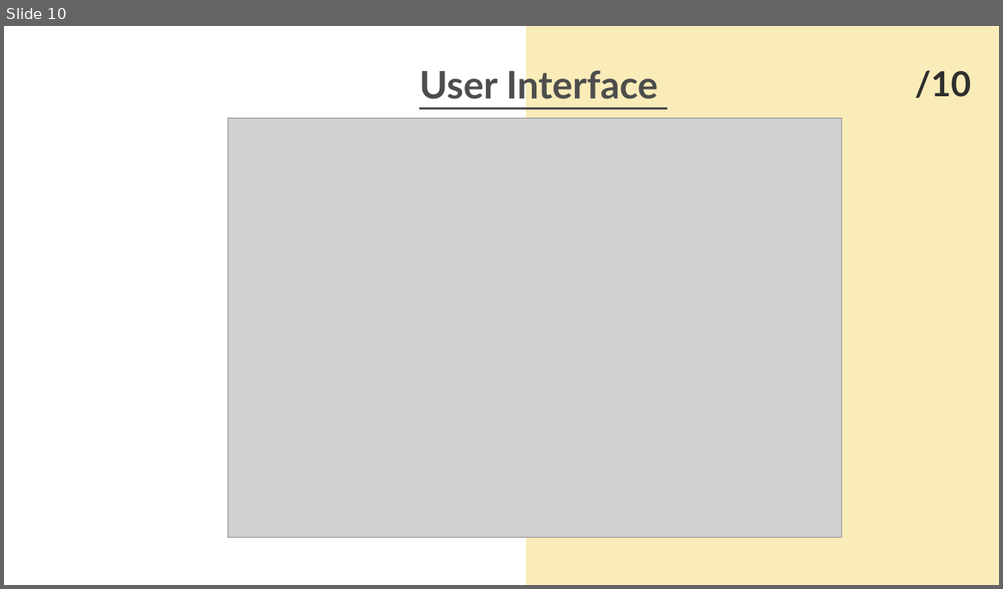
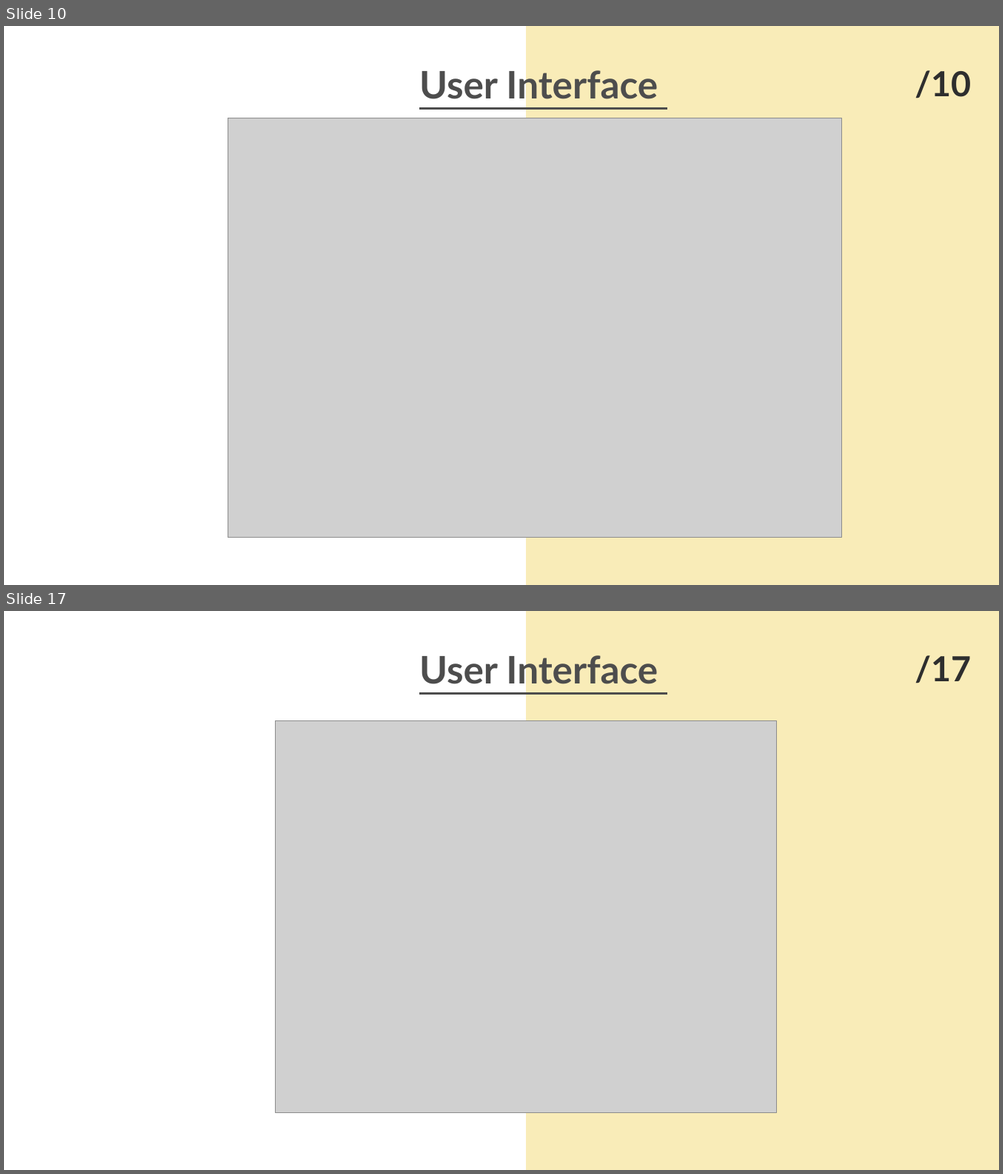
Before and after one commit to SadiaImran/PodVerse, a slide deck: docs/60%/PodVerse-60%-PPT.pptx. Shown one above the other, each under a label of ours: slide 10 before the commit, slides 10 and 17 after it; the slides between them are not shown. The pictures are 1003x589 and 1003x1174 pixels, drawn with LibreOffice and Linux fonts; fonts in the diff are those of the drawing; grey boxes stand for pictures. Boxes give left, top, right and bottom in pixels: in the first picture for what was removed or moved away, otherwise in the second. Text is boxed around its words. In the diff, an @@ line names an element or a change of style, - is before the commit and + after.

Commit message:
updated user interface in slides

```diff
--- a/docs/60%/PodVerse-60%-PPT.pptx
+++ b/docs/60%/PodVerse-60%-PPT.pptx
@@ slide 17 added at (x1=4, y1=611, x2=999, y2=1170), background #FFFFFF @@
@@ freeform shape added at (x1=526, y1=611, x2=999, y2=1170), fill #F9ECB8 @@
@@ text added at (x1=419, y1=651, x2=657, y2=691), 55 pt, text #4D4D4D, bold, underline @@
+User Interface
@@ text added at (x1=914, y1=655, x2=970, y2=684), 50 pt, text #2E2E2E, bold @@
+/17
@@ picture added at (x1=275, y1=721, x2=776, y2=1113) @@
@@ text added at (x1=185, y1=960, x2=278, y2=971), 15 pt, text #FFFFFF, bold @@
+reallyygreatsite.com
```
Also in this commit, not shown: 7 slides changed, 8 other slides added.
